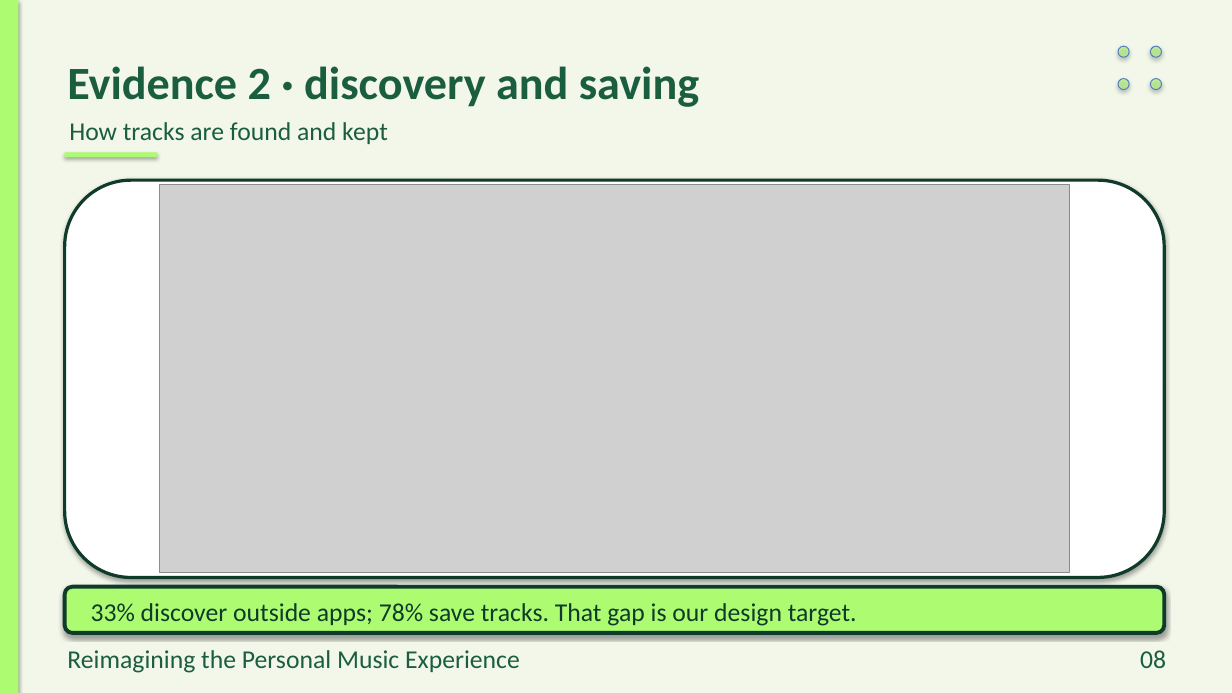
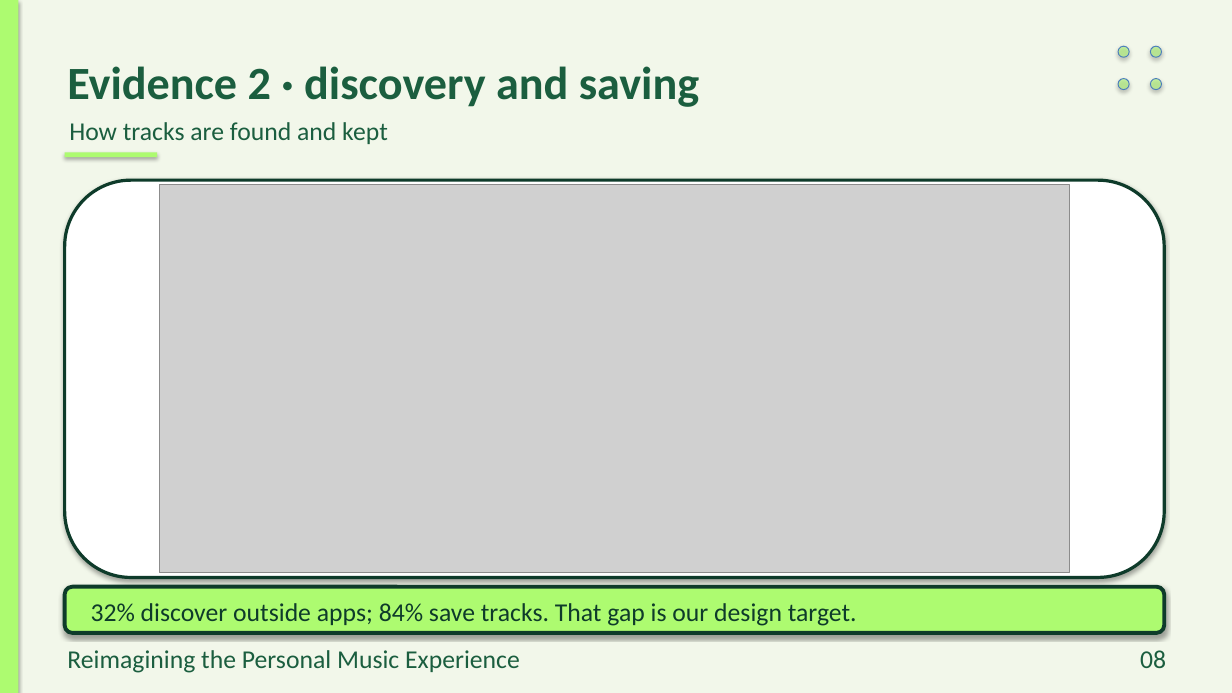
Before and after one commit to preet-kamdar/design-thinking-sem3, a slide deck: slide 8 of docs/Presentation.pptx. Drawn at 1232x693 pixels with LibreOffice and Linux fonts; fonts in the diff are those of the drawing; grey boxes stand for pictures. Boxes give left, top, right and bottom in pixels: in the first picture for what was removed or moved away, otherwise in the second. Text is boxed around its words. In the diff, an @@ line names an element or a change of style, - is before the commit and + after.

```diff
--- a/docs/Presentation.pptx
+++ b/docs/Presentation.pptx
@@ text at box(91, 603, 857, 626): text changed @@
-33% discover outside apps; 78% save tracks. That gap is our design target.
+32% discover outside apps; 84% save tracks. That gap is our design target.
```
Also in this commit, not shown: 13 other slides changed, 17 other files.
